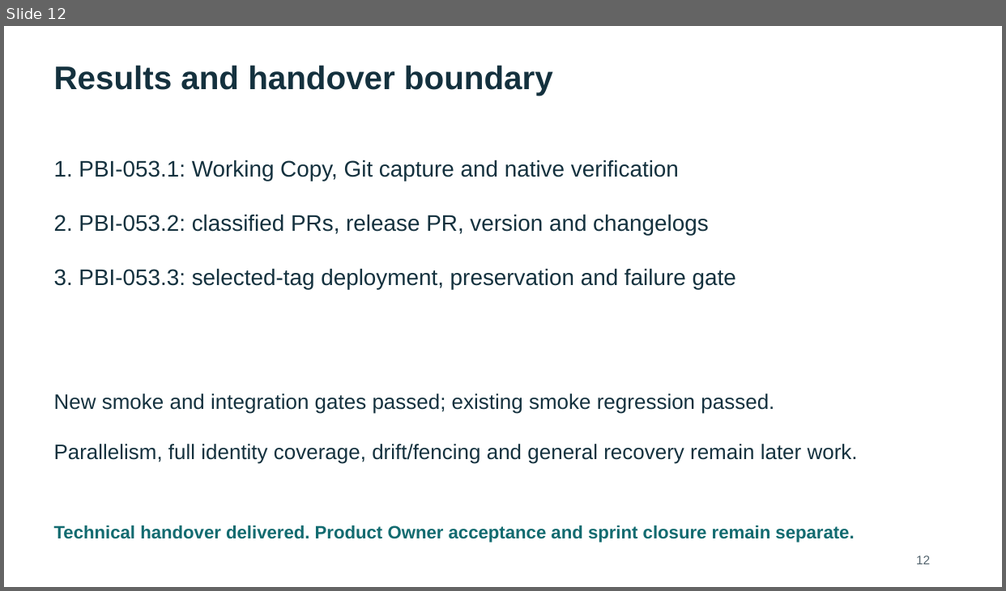
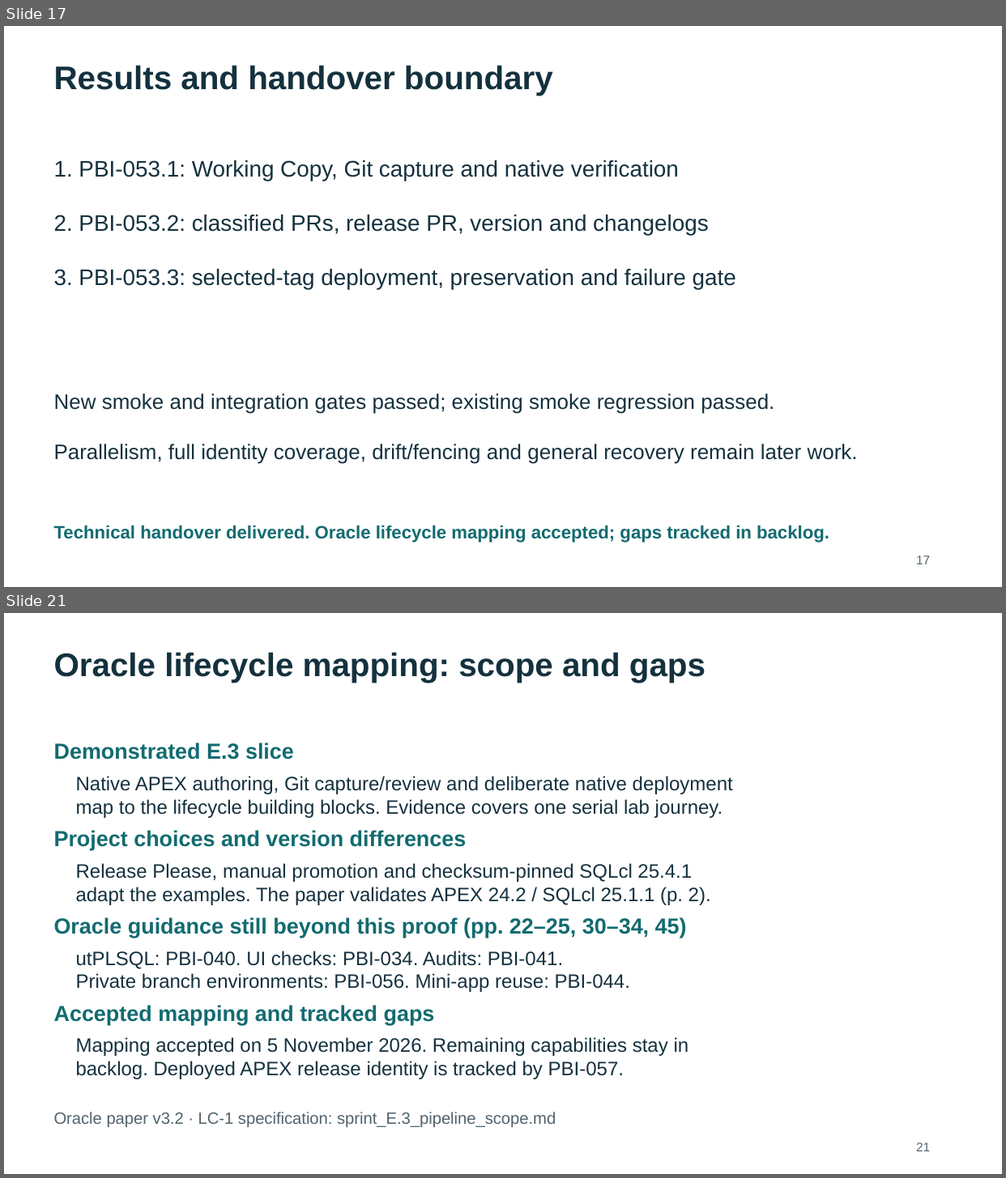
Before and after one commit to rstyczynski/APEX_CICD, a slide deck: progress/E.3/sprint_E.3_increment_demo.pptx. Shown one above the other, each under a label of ours: slide 12 before the commit, slides 17 and 21 after it; the slides between them are not shown. The pictures are 1006x591 and 1006x1178 pixels, drawn with LibreOffice and Linux fonts; fonts in the diff are those of the drawing. Boxes give left, top, right and bottom in pixels: in the first picture for what was removed or moved away, otherwise in the second. Text is boxed around its words. In the diff, an @@ line names an element or a change of style, - is before the commit and + after.

Commit message:
docs: accept lifecycle mapping and close sprint E.3

```diff
--- a/progress/E.3/sprint_E.3_increment_demo.pptx
+++ b/progress/E.3/sprint_E.3_increment_demo.pptx
@@ slide 21 added at (x1=4, y1=613, x2=1002, y2=1174), background #FFFFFF @@
@@ text added at (x1=54, y1=652, x2=705, y2=683), 31.5 pt, text #14313E, bold @@
+Oracle lifecycle mapping: scope and gaps
@@ text added at (x1=54, y1=743, x2=294, y2=760), 21 pt, text #126B70, bold @@
+Demonstrated E.3 slice
@@ text added at (x1=76, y1=776, x2=733, y2=818), 18.8 pt, text #14313E @@
+Native APEX authoring, Git capture/review and deliberate native deployment
+map to the lifecycle building blocks. Evidence covers one serial lab journey.
@@ text added at (x1=54, y1=830, x2=467, y2=850), 21 pt, text #126B70, bold @@
+Project choices and version differences
@@ text added at (x1=76, y1=863, x2=711, y2=905), 18.8 pt, text #14313E @@
+Release Please, manual promotion and checksum-pinned SQLcl 25.4.1
+adapt the examples. The paper validates APEX 24.2 / SQLcl 25.1.1 (p. 2).
@@ text added at (x1=54, y1=918, x2=687, y2=938), 21 pt, text #126B70, bold @@
+Oracle guidance still beyond this proof (pp. 22–25, 30–34, 45)
@@ text added at (x1=76, y1=951, x2=630, y2=992), 18.8 pt, text #14313E @@
+utPLSQL: PBI-040. UI checks: PBI-034. Audits: PBI-041.
+Private branch environments: PBI-056. Mini-app reuse: PBI-044.
@@ text added at (x1=54, y1=1005, x2=435, y2=1025), 21 pt, text #126B70, bold @@
+Accepted mapping and tracked gaps
@@ text added at (x1=76, y1=1037, x2=689, y2=1080), 18.8 pt, text #14313E @@
+Mapping accepted on 5 November 2026. Remaining capabilities stay in
+backlog. Deployed APEX release identity is tracked by PBI-057.
@@ text added at (x1=54, y1=1112, x2=556, y2=1127), 15.8 pt, text #52636D @@
+Oracle paper v3.2 · LC-1 specification: sprint_E.3_pipeline_scope.md
@@ text added at (x1=916, y1=1143, x2=930, y2=1152), 12 pt, text #52636D @@
+21
@@ what was slide 12 is now slide 17 @@
@@ slide 17 changed as well @@
@@ text at (x1=54, y1=526, x2=829, y2=543): text changed @@
-Technical handover delivered. Product Owner acceptance and sprint closure remain separate.
+Technical handover delivered. Oracle lifecycle mapping accepted; gaps tracked in backlog.
@@ text at (x1=916, y1=556, x2=930, y2=565): text changed @@
-12
+17
```
Also in this commit, not shown: 10 other slides changed, 9 other slides added, 26 other files.
